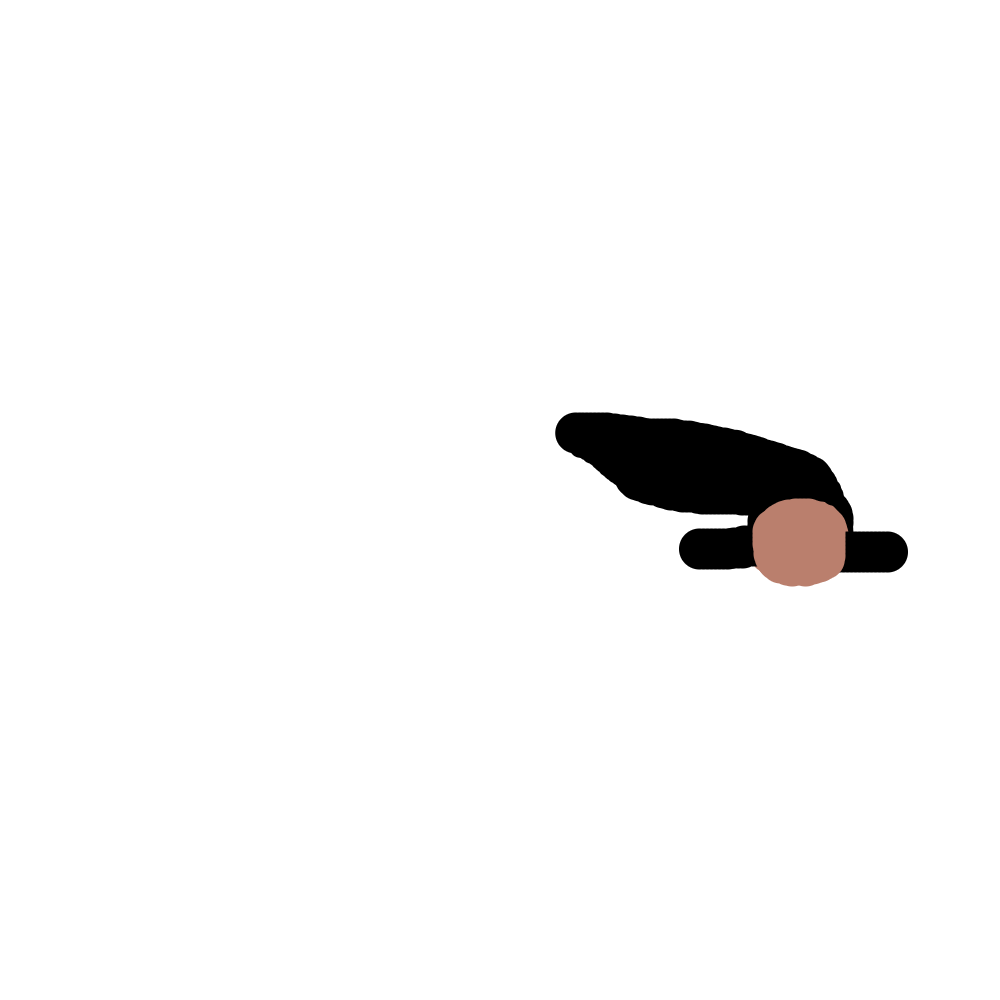
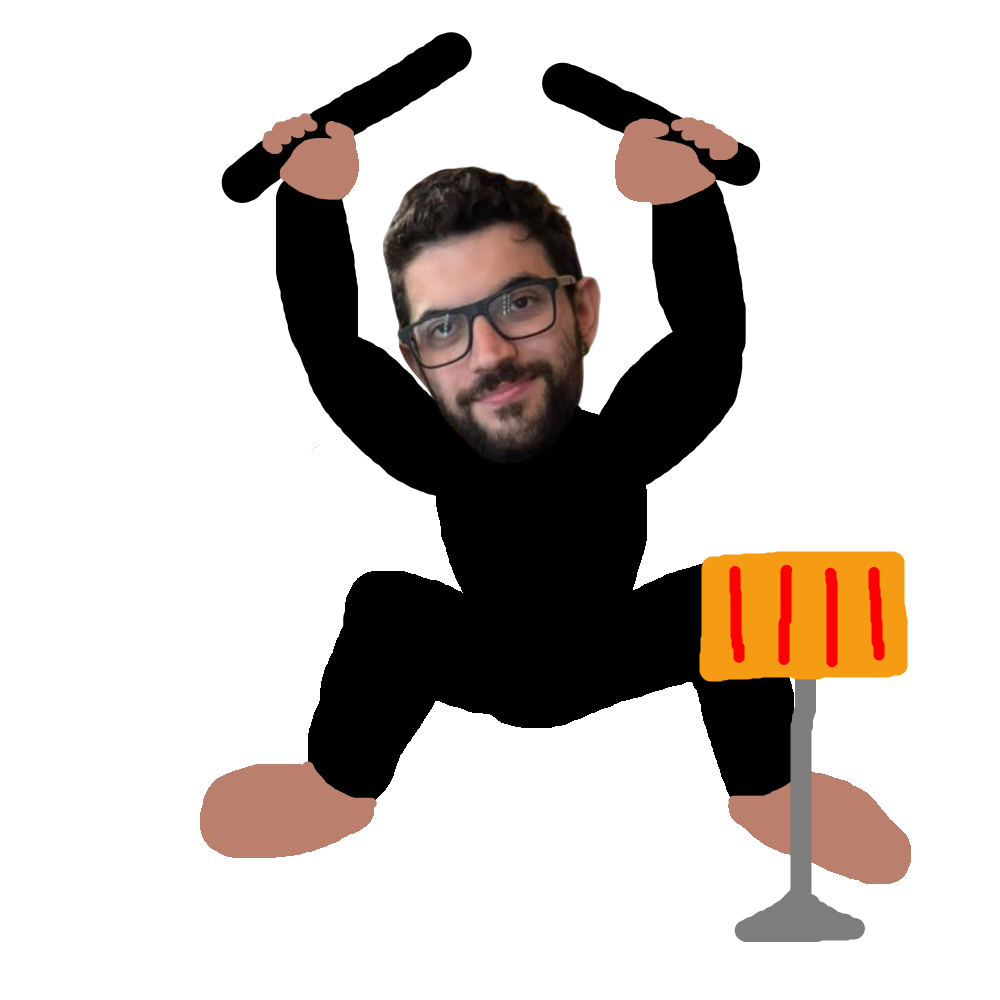
Layer changes from the first 1000x1000 image to the second:
showed "face" over [320, 128, 704, 576]
showed group "snare" (2 layers) over [576, 512, 911, 942]
hid "right_snare" over [512, 384, 908, 640]
showed "left" over [221, 32, 576, 576]
showed "right" over [221, 32, 768, 512]
showed "body" over [200, 256, 911, 896]
